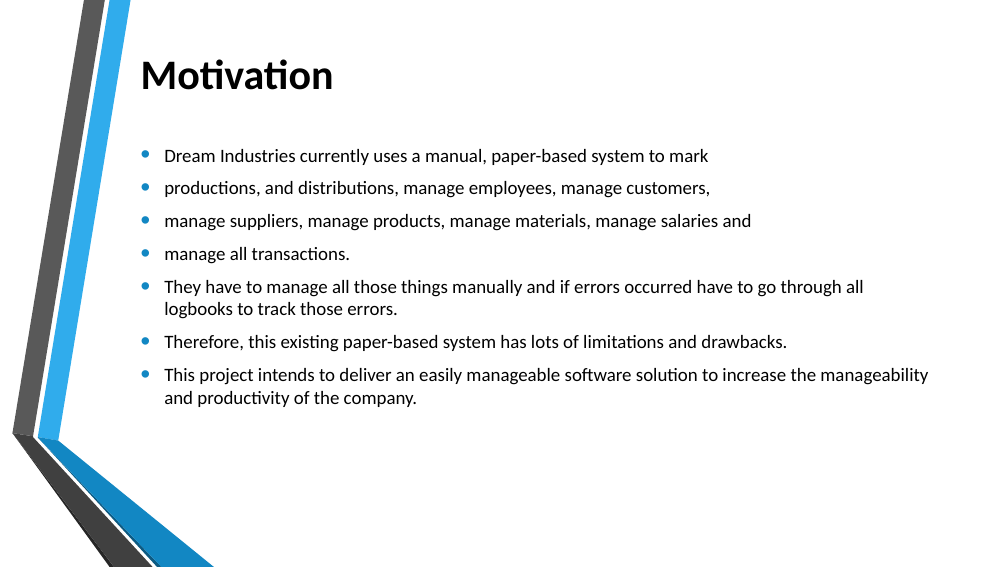
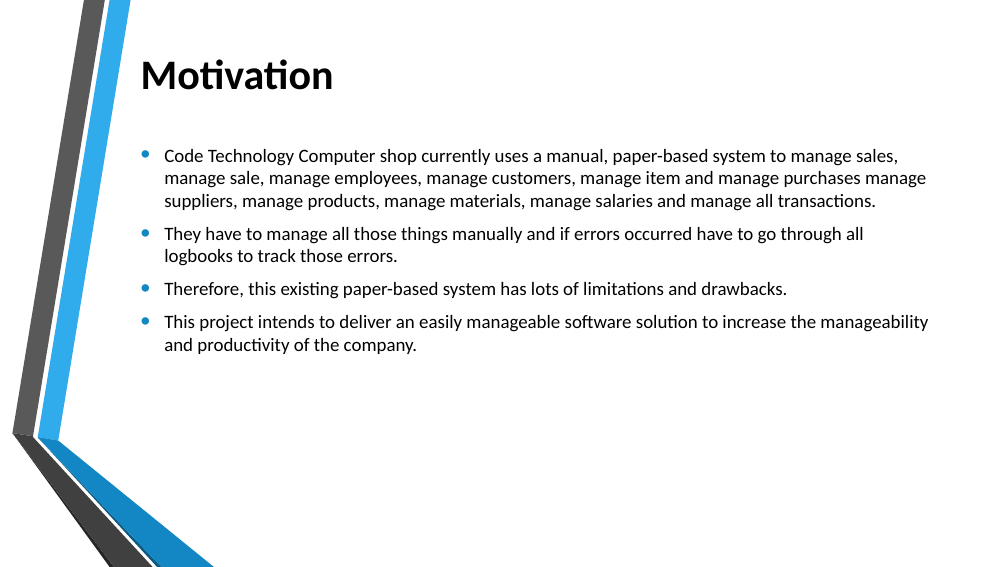
Before and after one commit to KevinShehan/code_tech_pro, a slide deck: slide 3 of Sales And Inventory Management System.pptx. Drawn at 1008x567 pixels with LibreOffice and Linux fonts; fonts in the diff are those of the drawing; background and template pictures are left out. Boxes give left, top, right and bottom in pixels: in the first picture for what was removed or moved away, otherwise in the second. Text is boxed around its words. In the diff, an @@ line names an element or a change of style, - is before the commit and + after.

```diff
--- a/Sales And Inventory Management System.pptx
+++ b/Sales And Inventory Management System.pptx
@@ text at [164,149,926,211]: text changed @@
-• Dream Industries currently uses a manual, paper-based system to mark
-• productions, and distributions, manage employees, manage customers,
-• manage suppliers, manage products, manage materials, manage salaries and
-• manage all transactions.
+• Code Technology Computer shop currently uses a manual, paper-based system to manage sales, manage sale, manage employees, manage customers, manage item and manage purchases manage suppliers, manage products, manage materials, manage salaries and manage all transactions.
```
Also in this commit, not shown: 2 other slides changed, 3 other files.
